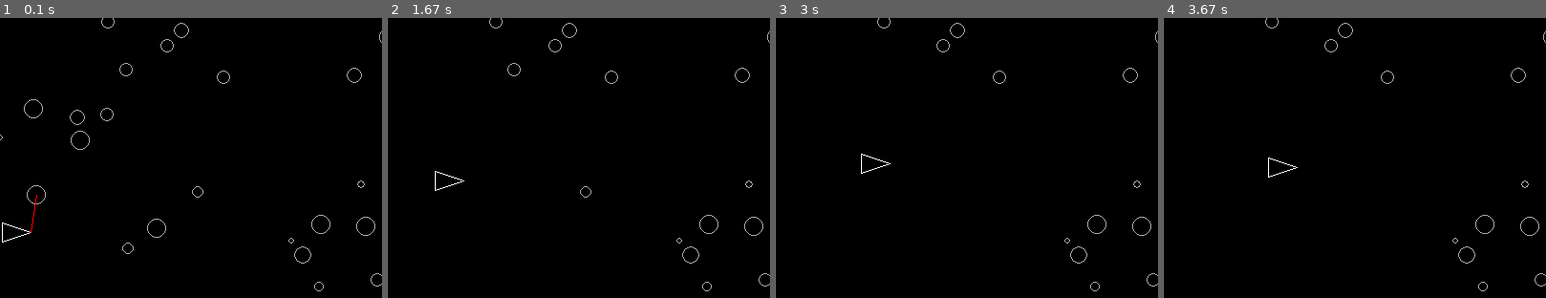
Above: before the commit, frames 1-4 (left to right).
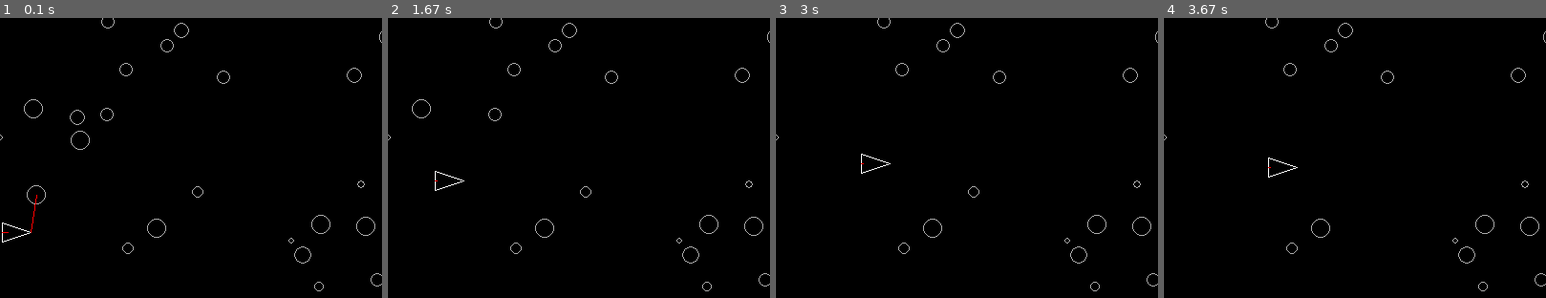
Above: after the commit, the same moments.

Repository: ilvrak/asteroid-blaster
Game: pygame game, started from asteroid-blaster-oop.py
The game is run twice, just before and just after one commit, with the same random seed, the same clock (stepped at 60 frames per second) and the same inputs.
Inputs:
- Up to frame 1 (0.1 s): no input
- Up to frame 2 (1.67 s): no input
- Up to frame 3 (3 s): no input
- Up to frame 4 (3.67 s): no input
The pictures show only the part of the screen within x 0-50%, y 13-63%; the shares and areas given below are measured in that part.

The runs differ from the first frame. In frame 1, less than 0.1% of the frame differs, in the area x 0-3%, y 76-77%; in frame 2, 0.2%, in the area x 0-44%, y 29-85%; in frame 3, 0.1%; in frame 4, 0.1%.

Commit message:
battery charge

Diff:
--- a/asteroid-blaster-oop.py
+++ b/asteroid-blaster-oop.py
@@ -51,35 +51,32 @@
     def __init__(self):
         self.width = 1
         self.color = 'red'
-        self.energy_use = 10
+        self.energy_use = 20
         self.range = 100
 
     def scan(self, asteroids):
         for asteroid in asteroids:
             distance = math.hypot(asteroid.x - ship.nose[0], asteroid.y - ship.nose[1])
             if distance < self.range:
-                self.shoot(asteroid)
+                if ship.battery.charge >= ship.laser.energy_use:
+                    self.shoot(asteroid)
 
     def shoot(self, target):
         pg.draw.line(screen, self.color, ship.nose, (target.x, target.y), self.width)
         asteroids.remove(target)
+        ship.battery.charge -= ship.laser.energy_use
 
 
 class Battery:
     def __init__(self):
         self.capacity = 100
-        self.fill = 1
+        self.charge = self.capacity
         self.charge_speed = 1
 
     def update(self):
-        current_time = pg.time.get_ticks()
-        if (current_time - self.last_shot_time) >= self.cooldown:
-            self.battery_fill = 1
-        else:
-            self.battery_fill = (current_time - self.last_shot_time) / self.cooldown
-
-    def draw(self):
-        pg.draw.line(screen, ship.laser.color, ship.back, (self.x + self.fill * ship.length, ship.y))
+        if self.charge < self.capacity:
+            self.charge += self.charge_speed
+        pg.draw.line(screen, ship.laser.color, ship.back, (ship.x + self.charge * ship.length / self.capacity, ship.y))
 
 
 class Asteroid:
@@ -129,6 +126,7 @@
         asteroid.draw()
 
     ship.update()
+    ship.battery.update()
     ship.laser.scan(asteroids)
 
     pg.display.flip()
